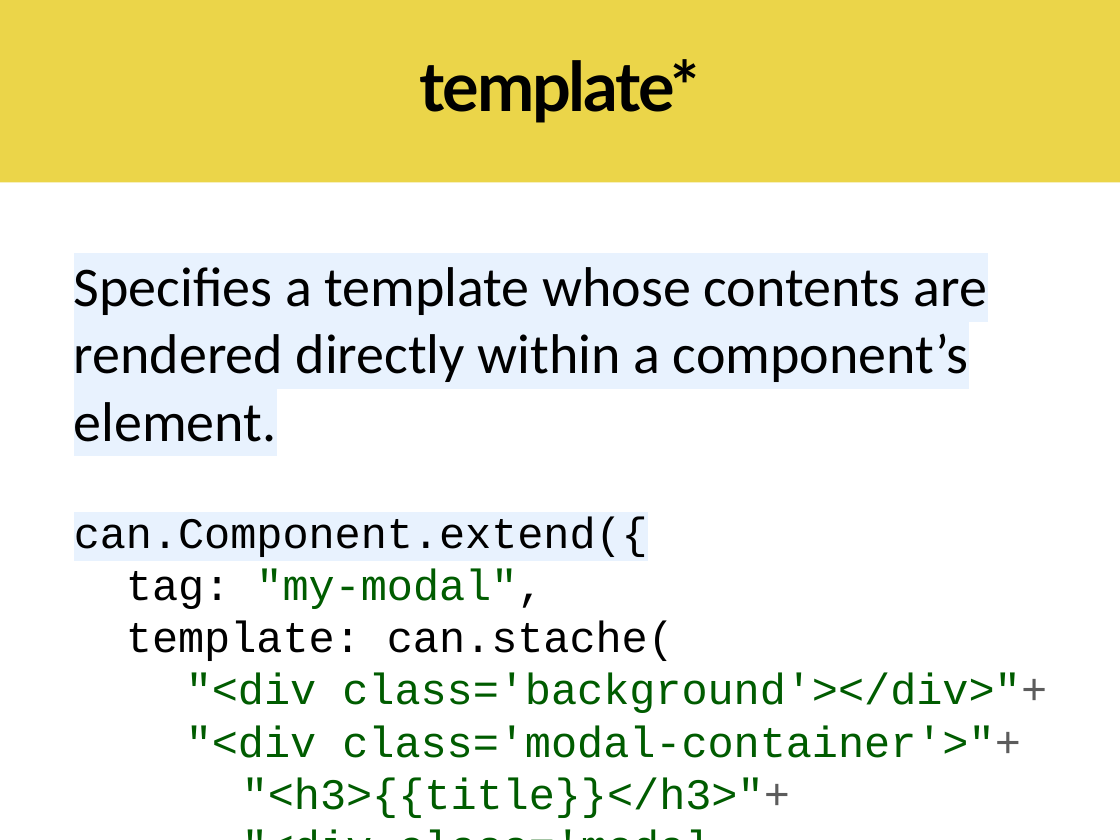
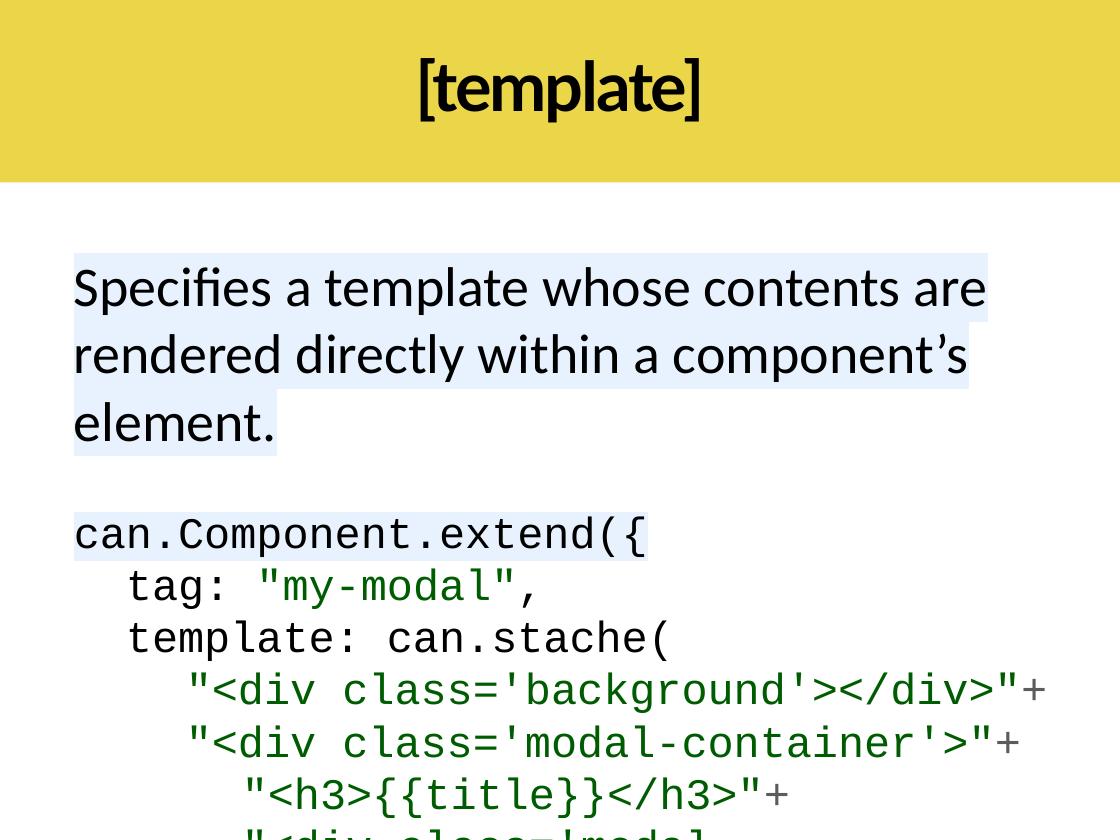
Before and after one commit to canjs/can-meetup, a slide deck: slide 14 of 6_component/canjs-component.pptx. Drawn at 1120x840 pixels with LibreOffice and Linux fonts; fonts in the diff are those of the drawing. Boxes give left, top, right and bottom in pixels: in the first picture for what was removed or moved away, otherwise in the second. Text is boxed around its words. In the diff, an @@ line names an element or a change of style, - is before the commit and + after.

```diff
--- a/6_component/canjs-component.pptx
+++ b/6_component/canjs-component.pptx
@@ text at (415,58,704,123): text changed @@
-template*
+[template]
```
Also in this commit, not shown: 6 other slides changed, 6 slides added, 20 slides removed, 16 other files.
